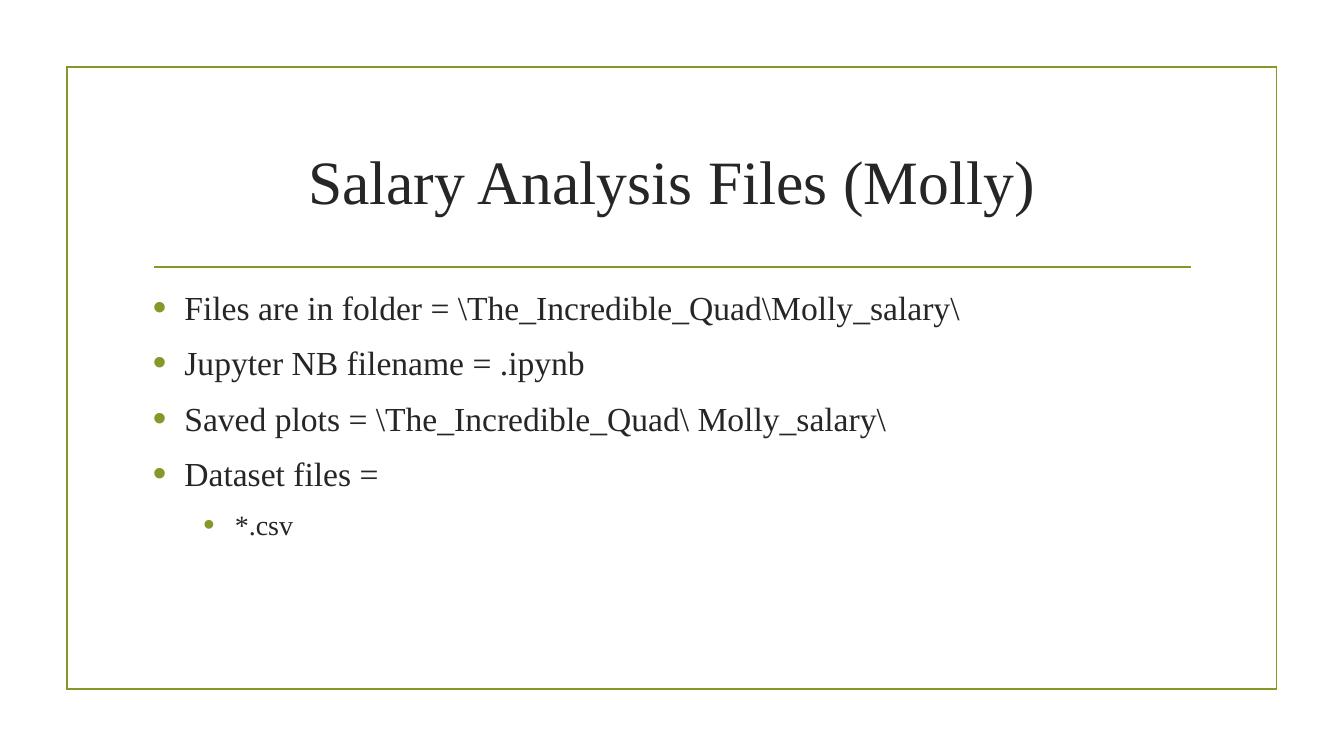
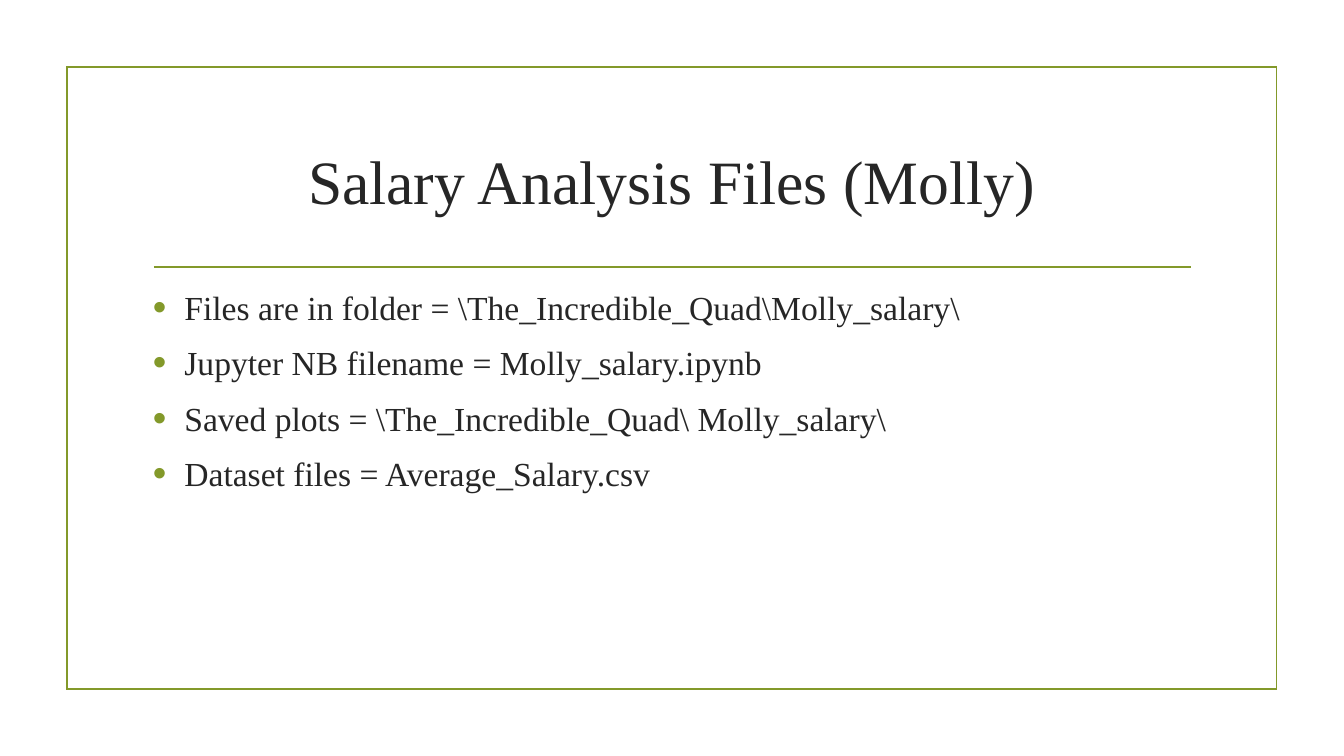
Before and after one commit to prakashbalasubramaniam/The_Incredible_Quad, a slide deck: slide 32 of BestStateChoice2018_Presentation.pptx. Drawn at 1344x756 pixels with LibreOffice and Linux fonts; fonts in the diff are those of the drawing; background and template pictures are left out. Boxes give left, top, right and bottom in pixels: in the first picture for what was removed or moved away, otherwise in the second. Text is boxed around its words. In the diff, an @@ line names an element or a change of style, - is before the commit and + after.

Commit message:
Update BestStateChoice2018.pptx Molly's analysis info

```diff
--- a/BestStateChoice2018_Presentation.pptx
+++ b/BestStateChoice2018_Presentation.pptx
@@ text at bbox=[184, 351, 762, 382]: text changed @@
-• Jupyter NB filename = .ipynb
+• Jupyter NB filename = Molly_salary.ipynb
@@ text at bbox=[184, 462, 650, 493]: text changed @@
-• Dataset files =
-  • *.csv
+• Dataset files = Average_Salary.csv
```
